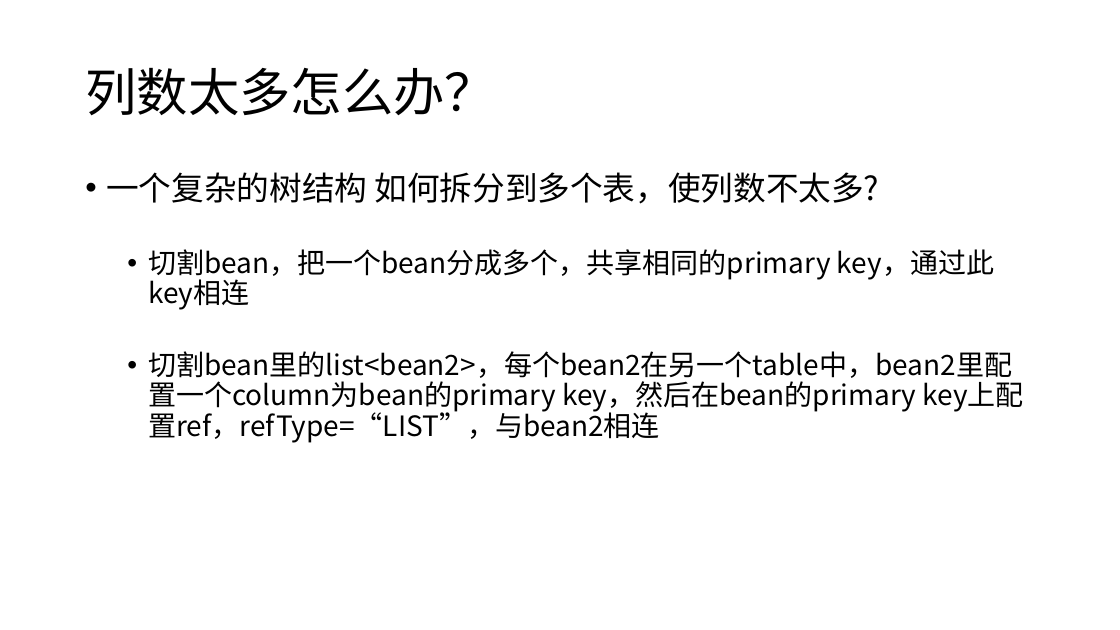
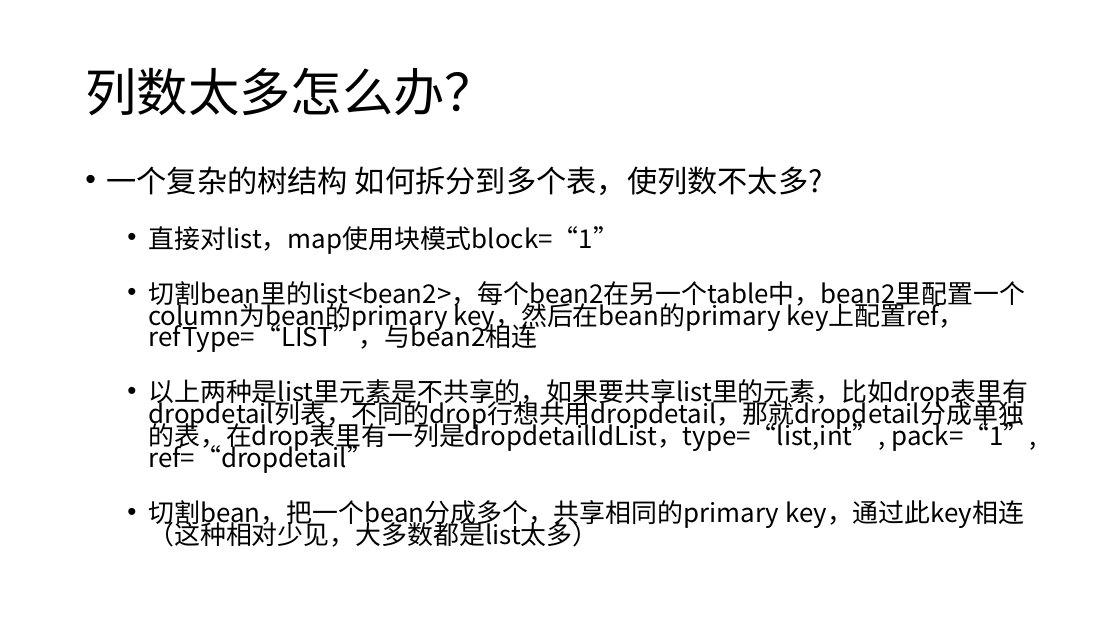
Before and after one commit to stallboy/configgen, a slide deck: slide 32 of docs/策划配置系统.pptx (slide 31 before the commit). Drawn at 1120x630 pixels with LibreOffice and Linux fonts; fonts in the diff are those of the drawing. Boxes give left, top, right and bottom in pixels: in the first picture for what was removed or moved away, otherwise in the second. Text is boxed around its words. In the diff, an @@ line names an element or a change of style, - is before the commit and + after.

Commit message:
支持list，map的块模式，lua的emmylua注解完备

```diff
--- a/docs/策划配置系统.pptx
+++ b/docs/策划配置系统.pptx
@@ text at <box>106,166,1025,352</box>: size 28 to 25.9 pt in "一个复杂的树结构 如何拆分到多个表，使列数不太多?"; size 24 to 22.2 pt in "切割bean里的list<bean2>，每个bean2在另一个table中，bean2里配置一个column为bean的 ..."; line spacing 0.9 to 0.7 @@
@@ text at <box>148,226,619,254</box>: text changed; size 24 to 22.2 pt @@
-  • 切割bean，把一个bean分成多个，共享相同的primary key，通过此key相连
+  • 直接对list，map使用块模式block=“1”
@@ text at <box>148,379,1037,547</box>: paragraphs added @@
+  • 以上两种是list里元素是不共享的，如果要共享list里的元素，比如drop表里有dropdetail列表，不同的drop行想共用dropdetail，那就dropdetail分成单独的表，在drop表里有一列是dropdetailIdList，type=“list,int”, pack=“1”,ref=“dropdetail”
+  • 切割bean，把一个bean分成多个，共享相同的primary key，通过此key相连（这种相对少见，大多数都是list太多）
```
Also in this commit, not shown: 1 slide added, 32 other files.
